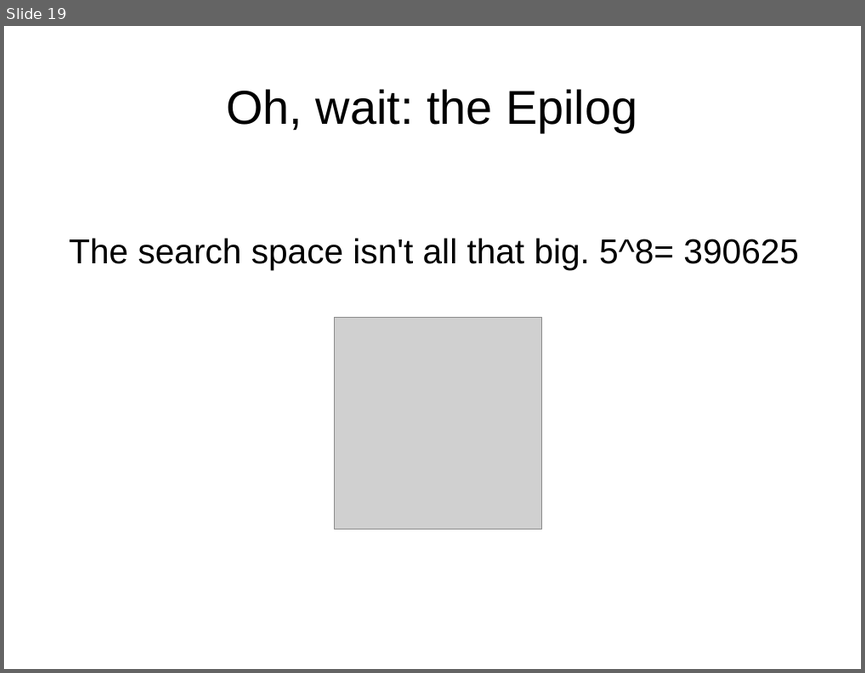
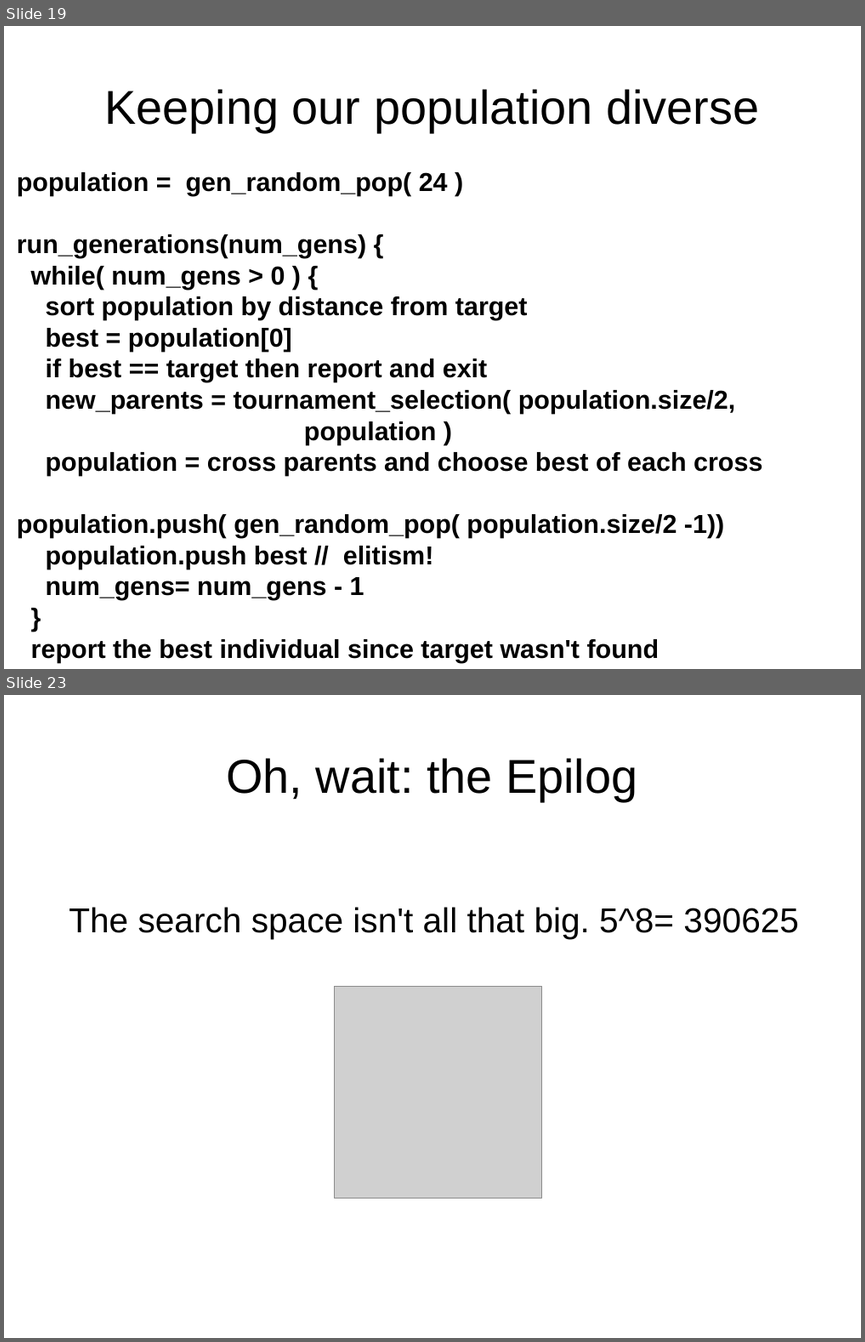
Before and after one commit to philtomson/OSBridge2012Talk, a slide deck: OSBridge2012.odp. Shown one above the other, each under a label of ours: slide 19 before the commit, slides 19 and 23 after it; the slides between them are not shown. The pictures are 865x673 and 865x1342 pixels, drawn with LibreOffice and Linux fonts; fonts in the diff are those of the drawing; grey boxes stand for pictures. Boxes give left, top, right and bottom in pixels: in the first picture for what was removed or moved away, otherwise in the second. Text is boxed around its words. In the diff, an @@ line names an element or a change of style, - is before the commit and + after.

```diff
--- a/OSBridge2012.odp
+++ b/OSBridge2012.odp
@@ slide 19 added at box(4, 26, 861, 669), background #FFFFFF @@
@@ title added at box(104, 89, 759, 132), 44 pt, text #000000 @@
+Keeping our population diverse
@@ text added at box(17, 172, 762, 662), 24 pt, text #000000, bold @@
+population = gen_random_pop( 24 )
+run_generations(num_gens) {
+while( num_gens > 0 ) {
+sort population by distance from target
+best = population[0]
+if best == target then report and exit
+new_parents = tournament_selection( population.size/2,
+population )
+population = cross parents and choose best of each cross population.push( gen_random_pop( population.size/2 -1))
+population.push best // elitism!
+num_gens= num_gens - 1
+}
+report the best individual since target wasn't found
+}
@@ what was slide 19 is now slide 23 @@
```
Also in this commit, not shown: 5 slides changed, 4 other slides added, 2 other files.
